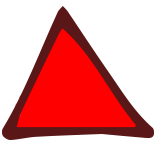
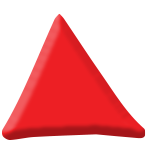
Two versions of the same layered image (154 × 144). Layer-by-layer changes:
hid "Layer 2" over [2,6,154,140]
painted on "Vector Smart Object" over [2,6,154,140]
hid "Layer 1" over [12,20,140,132]
